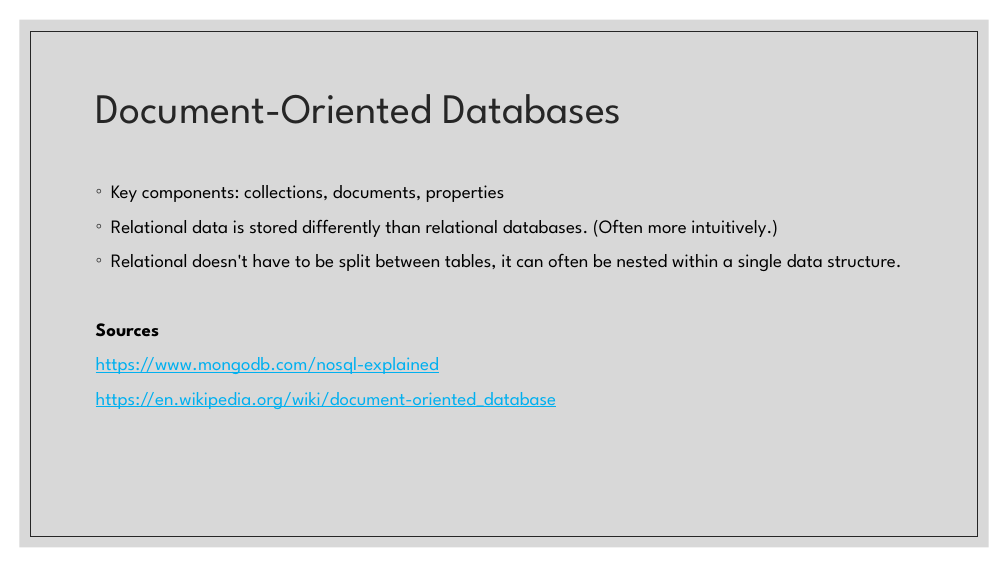
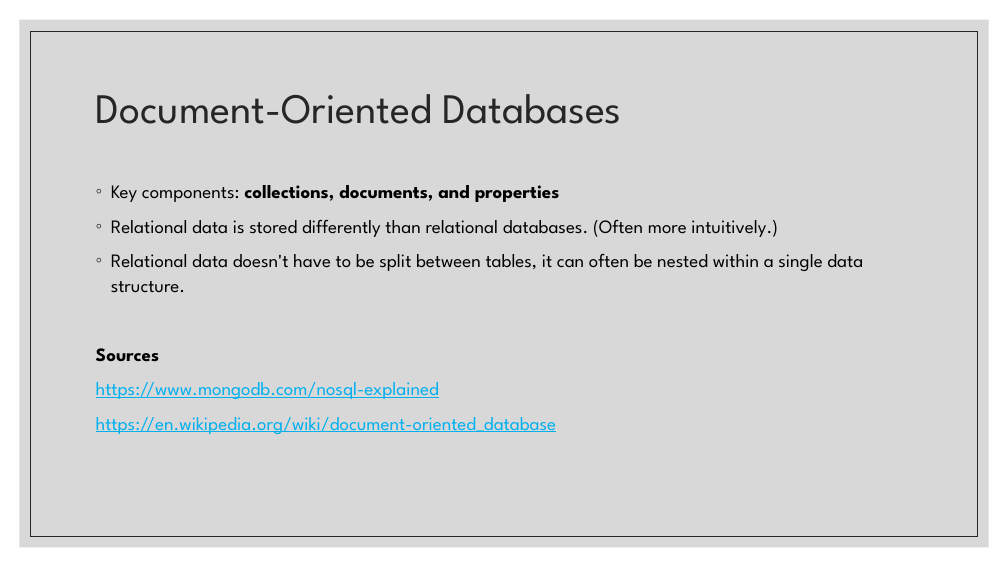
Before and after one commit to zackstotts/base-node-curriculum, a slide deck: slide 8 of unit_03/slides/01 Intro to MongoDB.pptx (slide 7 before the commit). Drawn at 1008x567 pixels with LibreOffice and Linux fonts; fonts in the diff are those of the drawing. Boxes give left, top, right and bottom in pixels: in the first picture for what was removed or moved away, otherwise in the second. Text is boxed around its words. In the diff, an @@ line names an element or a change of style, - is before the commit and + after.

```diff
--- a/unit_03/slides/01 Intro to MongoDB.pptx
+++ b/unit_03/slides/01 Intro to MongoDB.pptx
@@ text at [111, 185, 560, 202]: text changed; bold on @@
-◦ Key components: collections, documents, properties
+◦ Key components: collections, documents, and properties
@@ text at [111, 254, 863, 292]: text changed @@
-◦ Relational doesn't have to be split between tables, it can often be nested within a single data structure.
+◦ Relational data doesn't have to be split between tables, it can often be nested within a single data structure.
```
Also in this commit, not shown: 7 other slides changed, 28 slides added, 2 slides removed.
